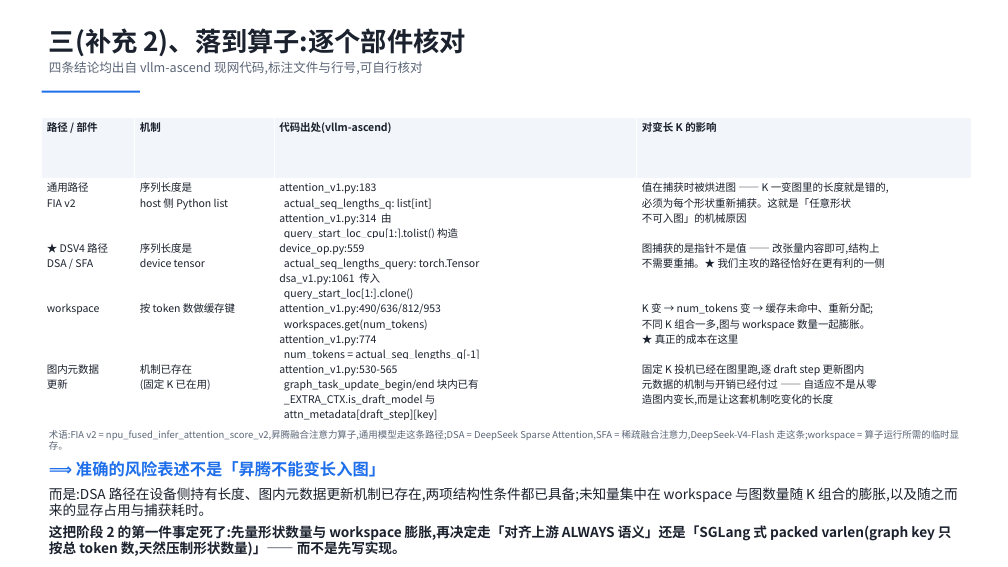
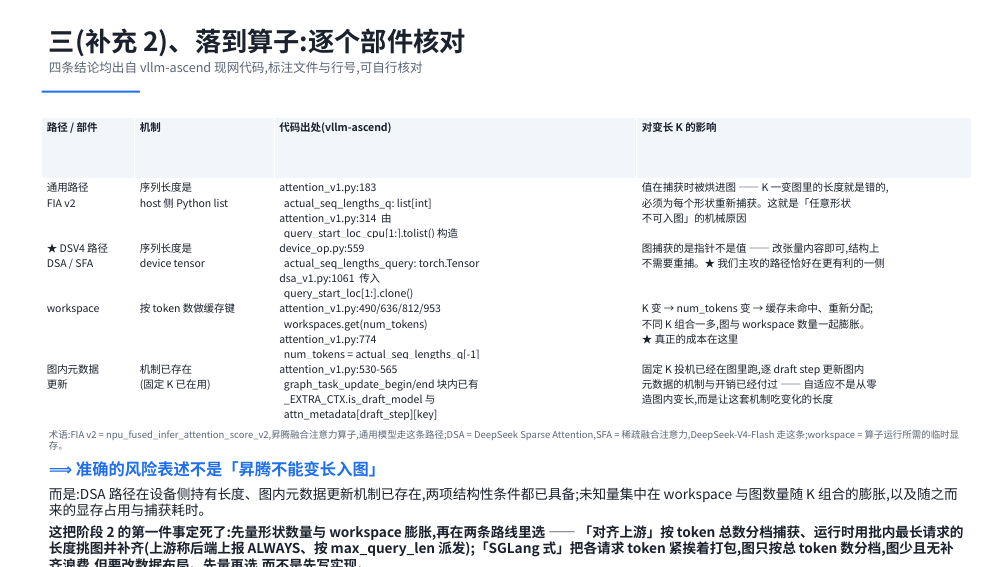
Before and after one commit to Sawyer117/speculators, a slide deck: slide 7 of docs/memos/adaptive-spec-project-proposal-v3.pptx. Drawn at 1008x567 pixels with LibreOffice and Linux fonts; fonts in the diff are those of the drawing. Boxes give left, top, right and bottom in pixels: in the first picture for what was removed or moved away, otherwise in the second. Text is boxed around its words. In the diff, an @@ line names an element or a change of style, - is before the commit and + after.

```diff
--- a/docs/memos/adaptive-spec-project-proposal-v3.pptx
+++ b/docs/memos/adaptive-spec-project-proposal-v3.pptx
@@ text at box(49, 525, 964, 557): text changed @@
-这把阶段 2 的第一件事定死了:先量形状数量与 workspace 膨胀,再决定走「对齐上游 ALWAYS 语义」还是「SGLang 式 packed varlen(graph key 只按总 token 数,天然压制形状数量)」—— 而不是先写实现。
+这把阶段 2 的第一件事定死了:先量形状数量与 workspace 膨胀,再在两条路线里选 —— 「对齐上游」按 token 总数分档捕获、运行时用批内最长请求的长度挑图并补齐(上游称后端上报 ALWAYS、按 max_query_len 派发);「SGLang 式」把各请求 token 紧挨着打包,图只按总 token 数分档,图少且无补齐浪费,但要改数据布局。先量再选,而不是先写实现。
```
Also in this commit, not shown: 1 other slide changed, 2 other files.
